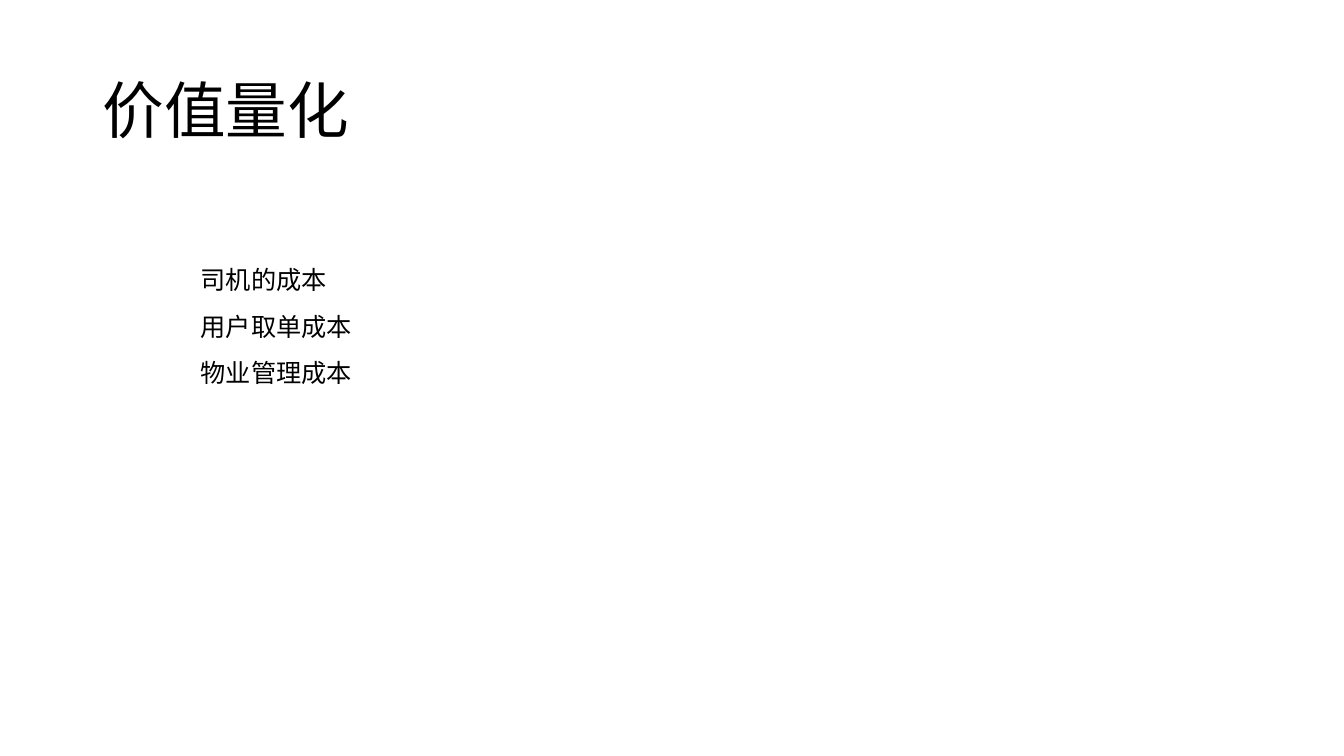
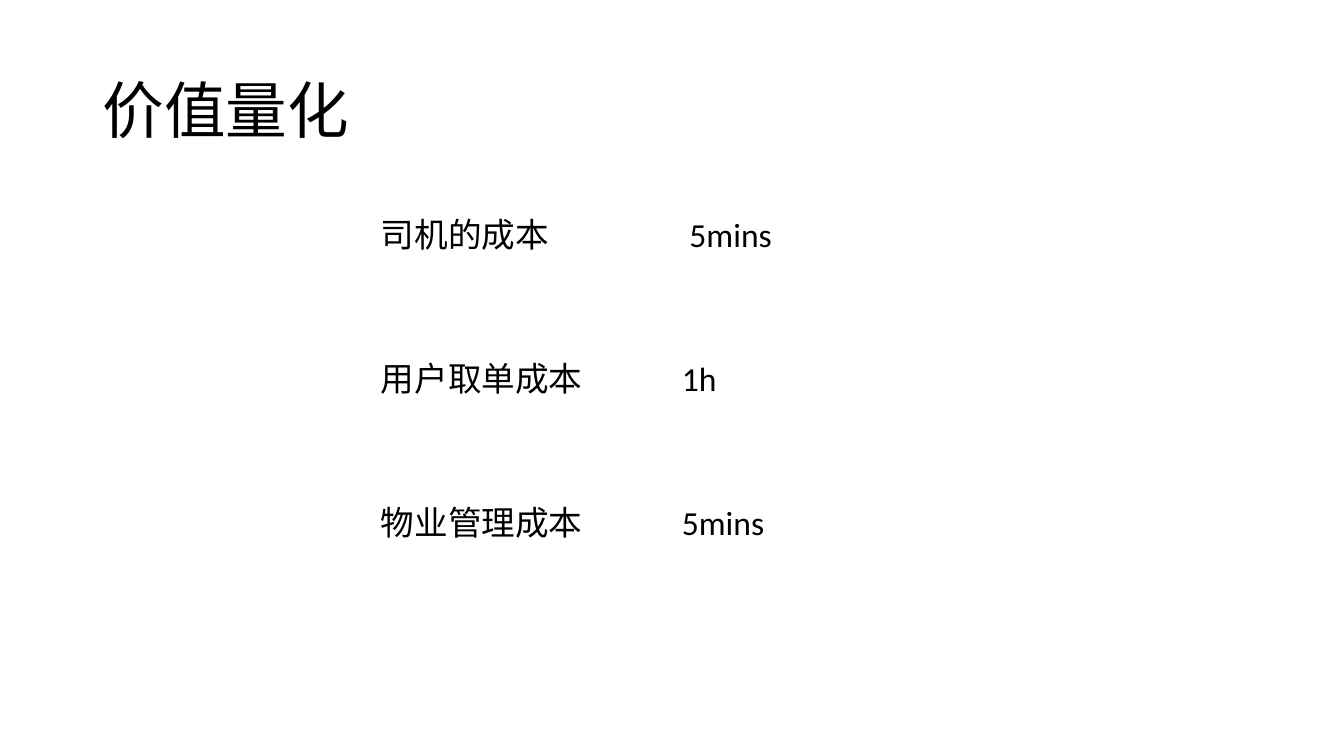
Before and after one commit to twigzxd/ZXXXZ, a slide deck: slide 14 of 智能快递柜ppt.pptx (slide 6 before the commit). Drawn at 1344x756 pixels with LibreOffice and Linux fonts; fonts in the diff are those of the drawing. Boxes give left, top, right and bottom in pixels: in the first picture for what was removed or moved away, otherwise in the second. Text is boxed around its words. In the diff, an @@ line names an element or a change of style, - is before the commit and + after.

```diff
--- a/智能快递柜ppt.pptx
+++ b/智能快递柜ppt.pptx
@@ text "司机的成本": place and size @@
-text "司机的成本" at (201,267,327,291)
+text "司机的成本" at (381,218,549,250)
@@ text added at (689,224,771,248), 24 pt, text #000000 @@
+5mins
@@ text "用户取单成本": place and size @@
-text "用户取单成本" at (201,314,352,338)
+text "用户取单成本" at (381,362,583,394)
@@ text added at (682,367,717,391), 24 pt, text #000000 @@
+1h
@@ size 18 to 24 pt in 3 elements at (381,218,549,250), (381,362,583,394), (381,506,583,538) @@
@@ text "物业管理成本": place and size @@
-text "物业管理成本" at (201,360,352,384)
+text "物业管理成本" at (381,506,583,538)
@@ text added at (682,512,764,536), 24 pt, text #000000 @@
+5mins
```
Also in this commit, not shown: 7 other slides changed, 7 slides added, 1 other file.
